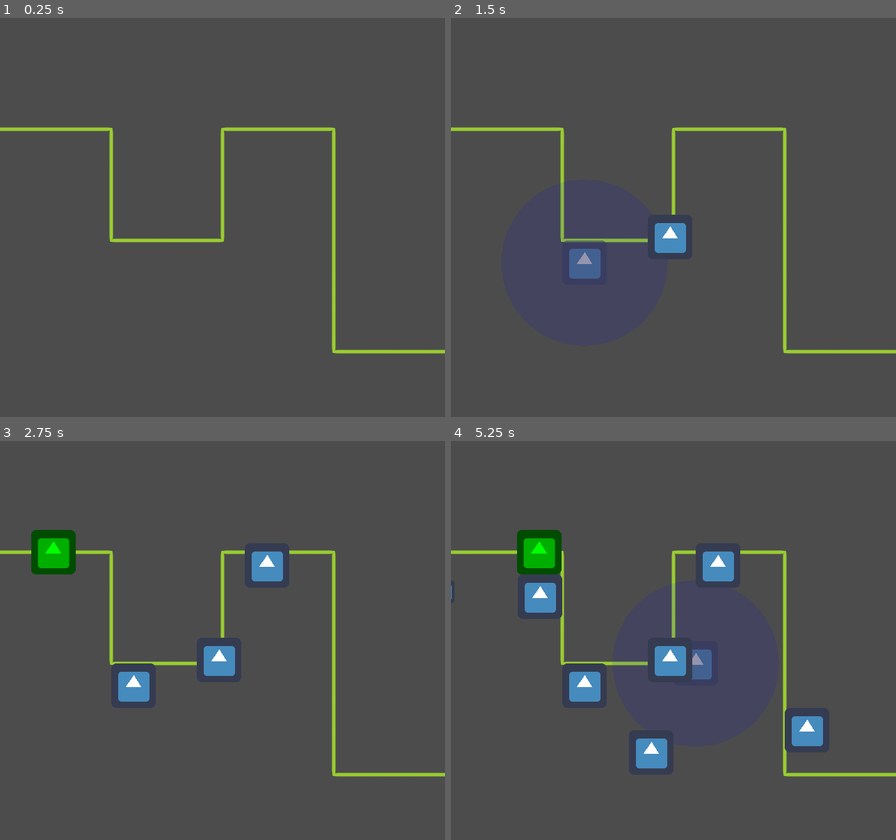
Above: before the commit, frames 1-4 (two rows, left to right).
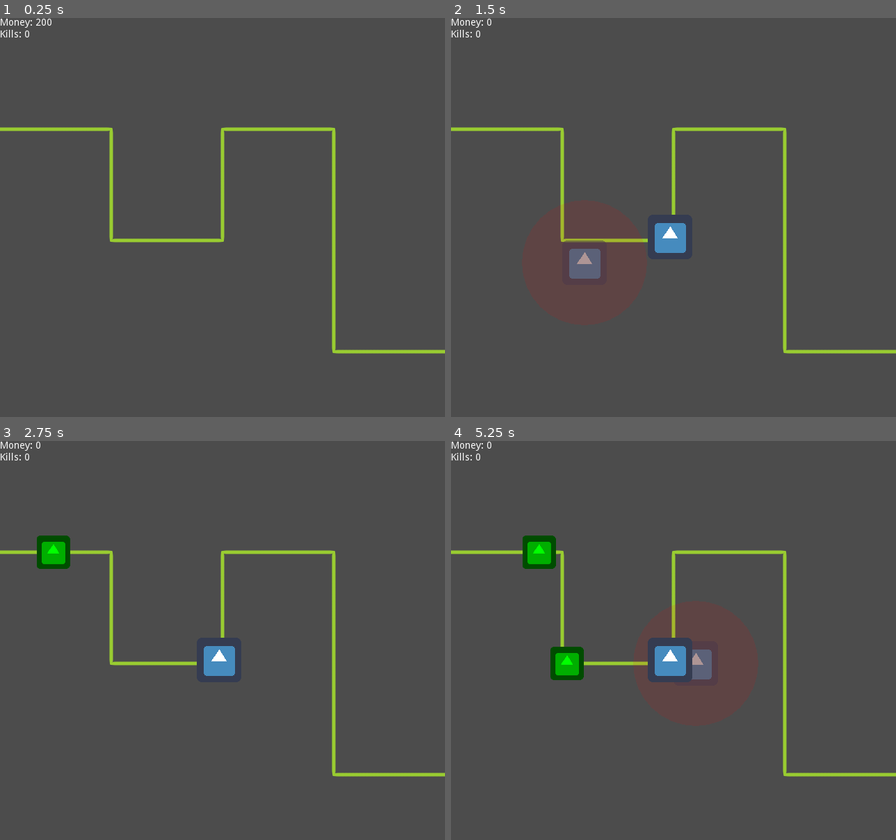
Above: after the commit, the same moments.

Repository: cfreeley/godot-games
Game: Godot game, scene res://Battlefield.tscn
Two runs of this game, one before a commit and one after it. Both use one fixed random seed, a clock stepped at 60 frames per second and the inputs below. The engine's default icon, where the game draws it, is replaced by a stand-in: a white triangle on a blue panel in a dark square.
Inputs (mouse positions are in pixels of both pictures, inside the frame that each line leads up to):
- Up to frame 1 (0.25 s): no input
- Up to frame 2 (1.5 s): tap Enter at 0.5 s; move the mouse to (669, 237) at 0.52 s; click (669, 237) at 0.67 s; tap Space at 1.25 s; move the mouse to (584, 261) at 1.27 s; click (584, 261) at 1.42 s
- Up to frame 3 (2.75 s): move the mouse to (267, 564) at 2.02 s; click (267, 564) at 2.17 s
- Up to frame 4 (5.25 s): move the mouse to (651, 752) at 2.77 s; click (651, 752) at 2.92 s; move the mouse to (807, 728) at 3.52 s; click (807, 728) at 3.67 s; move the mouse to (540, 596) at 4.27 s; click (540, 596) at 4.42 s; move the mouse to (695, 664) at 5.02 s; click (695, 664) at 5.17 s

The runs differ from the first frame. In frame 1, 0.1% of the frame differs, in the area x 0-12%, y 0-5%; in frame 2, 7.0%; in frame 3, 2.0%; in frame 4, 10%, in the area x 0-84%, y 0-83%.

Commit message:
money/kills tracking

Diff:
--- a/TowerDefense/Battlefield.gd
+++ b/TowerDefense/Battlefield.gd
@@ -6,27 +6,35 @@
 var held_tower = null
 var is_mouse_pressed = false
 
-var count = 0
+var money = 200
+var kills = 0
+var spawns = 0
 
 func _draw():
 	draw_polyline($EnemyPath.curve.get_baked_points(), Color.yellowgreen, 4, true)
 	if (held_tower):
 		draw_texture($Preview.texture, held_tower.position - Vector2(32,32), Color(1, 1, 1, .5))
-		draw_circle(held_tower.position, held_tower.get_node("Radius/CollisionShape2D").shape.radius, Color(0, 0, 1, .1))
+		var aura_color = Color.blue if held_tower.cost <= money else Color.red
+		aura_color.a = .1
+		draw_circle(held_tower.position, held_tower.radius, aura_color)
 
 func _on_SpawnTimer_timeout():
 	spawn()
-	$SpawnTimer.wait_time = 2.0 - (2 * ((count*count)/(2500.0+(count*count)))) #sigmoid
-	count += 1
+	$SpawnTimer.wait_time = 2.0 - (2 * ((spawns*spawns)/(2500.0+(spawns*spawns)))) #sigmoid
+	spawns += 1
 
 func spawn():
 	var en = Enemy.instance()
 	$EnemyPath.add_child(en)
 
+func buy_tower():
+	if (held_tower.cost <= money):
+		money -= held_tower.cost
+		add_child(held_tower)
 
 func _on_Area2D_input_event(viewport, event, shape_idx):
 	if (event is InputEventMouseButton and is_mouse_pressed and !event.is_pressed()):
-		add_child(held_tower)
+		buy_tower()
 		held_tower = null
 		is_mouse_pressed = false
 		update()
@@ -37,3 +45,9 @@
 		held_tower = Tower.instance()
 		held_tower.position = event.position
 		update()
+
+func _process(delta):
+	update_label()
+
+func update_label():
+	$CanvasLayer/Label.text = str("Money: ", money, "\nKills: ", kills)
--- a/TowerDefense/Battlefield.tscn
+++ b/TowerDefense/Battlefield.tscn
@@ -34,5 +34,13 @@
 modulate = Color( 1, 1, 1, 0.192157 )
 texture = ExtResource( 1 )
 
+[node name="CanvasLayer" type="CanvasLayer" parent="."]
+
+[node name="Label" type="Label" parent="CanvasLayer"]
+margin_right = 40.0
+margin_bottom = 14.0
+text = "Kills: 0
+Money: 0"
+
 [connection signal="timeout" from="SpawnTimer" to="." method="_on_SpawnTimer_timeout"]
 [connection signal="input_event" from="Area2D" to="." method="_on_Area2D_input_event"]
--- a/TowerDefense/Enemy.gd
+++ b/TowerDefense/Enemy.gd
@@ -1,6 +1,7 @@
 extends PathFollow2D
 
 var DEFAULT_HEALTH = 3
+var REWARD = 25
 
 var health = DEFAULT_HEALTH
 var health_colors = [Color.green, Color.orange, Color.red]
@@ -14,6 +15,8 @@
 func change_health(val):
 	health += val
 	if (health <= 0):
+		get_parent().owner.money += REWARD
+		get_parent().owner.kills += 1
 		queue_free()
 	else:
 		$Area2D/Sprite.modulate = health_colors[ health_colors.size() - health ] * 1.25
--- a/TowerDefense/Enemy.tscn
+++ b/TowerDefense/Enemy.tscn
@@ -12,6 +12,7 @@
 script = ExtResource( 1 )
 
 [node name="Area2D" type="Area2D" parent="."]
+scale = Vector2( 0.75, 0.75 )
 
 [node name="Sprite" type="Sprite" parent="Area2D"]
 texture = ExtResource( 2 )
--- a/TowerDefense/Tower.gd
+++ b/TowerDefense/Tower.gd
@@ -3,6 +3,11 @@
 var need_reload = false
 var target = null
 var Bullet = preload("res://Bullet.tscn")
+export var cost = 200
+export var radius = 90
+
+func _ready():
+	$Radius/CollisionShape2D.shape.radius = radius
 
 func _on_Timer_timeout():
 	need_reload = false
